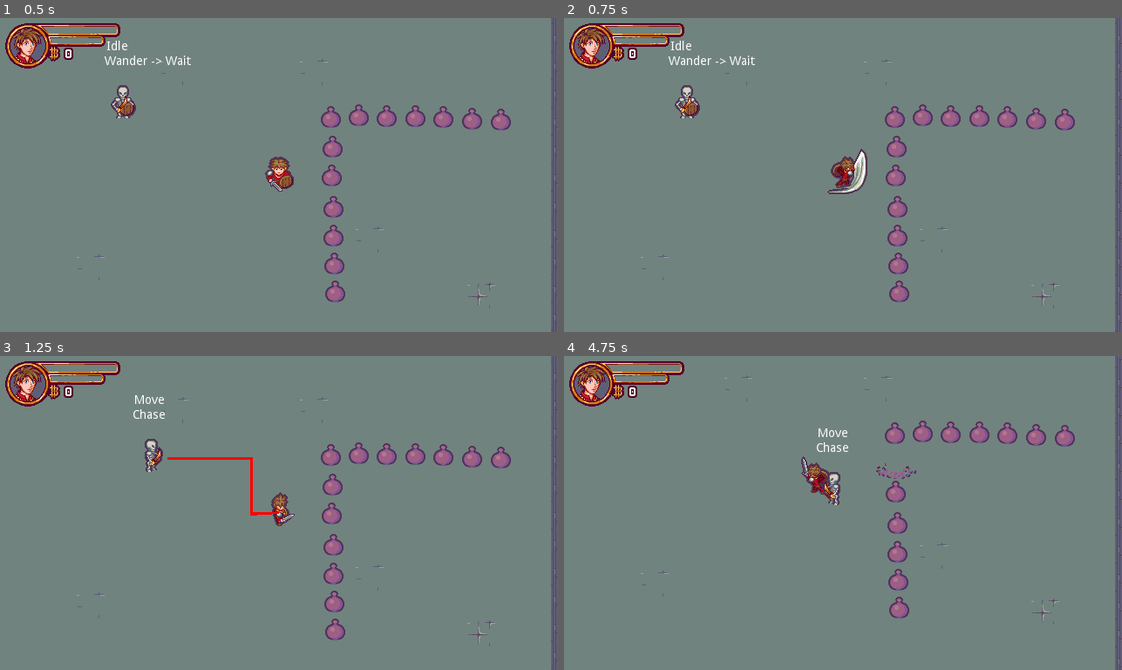
Above: before the commit, frames 1-4 (two rows, left to right).
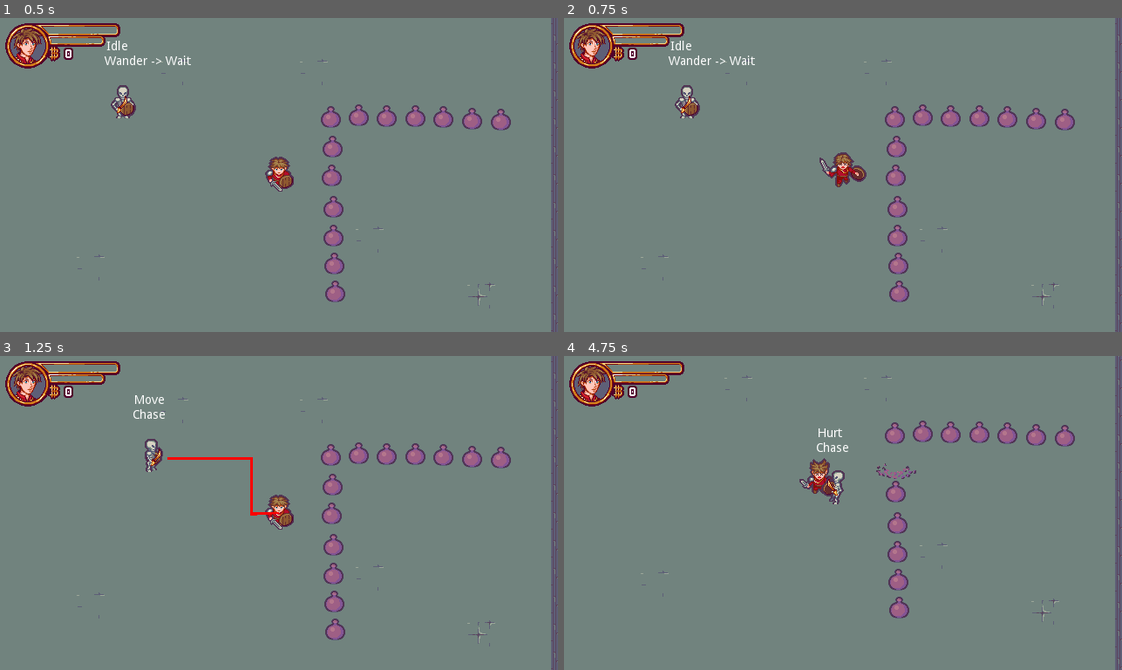
Above: after the commit, the same moments.

Repository: EvilYep/godot-rogue-like-tutorial
Game: Godot game, scene res://Scenes/Levels/Level.tscn
Two runs of this game, one before a commit and one after it. Both use one fixed random seed, a clock stepped at 60 frames per second and the inputs below. Sound files missing from this copy of the repository are replaced by a short silence.
Inputs:
- Up to frame 1 (0.5 s): no input
- Up to frame 2 (0.75 s): tap Enter (ui_accept) at 0.5 s; hold Right (ui_right) from 0.53 s (still down)
- Up to frame 3 (1.25 s): keep holding Right (ui_right); tap Enter (ui_accept) at 0.77 s
- Up to frame 4 (4.75 s): release Right (ui_right) at 1.28 s; hold Down (ui_down) 1.28-2.03 s; tap Enter (ui_accept) at 1.52, 3.02, 3.77, 4.52 s; hold Right (ui_right) 2.03-2.78 s; hold Up (ui_up) 2.78-3.53 s; hold Left (ui_left) from 3.53 s (still down)

Frame 1 is identical in both runs. In frame 2, 0.7% of the frame differs, in the area x 45-55%, y 41-57%; in frame 3, 0.3%; in frame 4, 0.7%.

Commit message:
hurt state and animation :finnadie:

Diff:
--- a/Scenes/Actors/Actor.gd
+++ b/Scenes/Actors/Actor.gd
@@ -58,7 +58,7 @@
 	var dir_values_array = dir_dict.values()
 	var index = dir_values_array.find(dir)
 	if index == -1 :
-		return ""
+		return "Down"
 	var dir_keys_array = dir_dict.keys()
 	var dir_key = dir_keys_array[index]
 	return dir_key
@@ -66,7 +66,11 @@
 func _attack_effect() -> void:
 	var bodies_array = attack_hit_box.get_overlapping_bodies()
 	for body in bodies_array:
-		if body.has_method("destroy"):
+		if body.has_method("hurt"):
+			body.face_position(global_position)
+			body.hurt()
+
+		elif body.has_method("destroy"):
 			body.destroy()
 
 #update rotation of the attack hitbox based on the facing direction
@@ -74,12 +78,32 @@
 	var angle = facing_direction.angle()
 	attack_hit_box.set_rotation_degrees(rad2deg(angle) - 90)
 
+func hurt() -> void:
+	state_machine.set_state("Hurt")
+
+	_hurt_feedback()
+
+func _hurt_feedback() -> void:
+	pass
+
+func face_position(pos: Vector2) -> void:
+	var dir = global_position.direction_to(pos)
+	face_direction(dir)
+
+func face_direction(dir: Vector2) -> void:
+	if abs(dir.x) > abs(dir.y):
+		set_facing_direction(Vector2(sign(dir.x), 0))
+	else:
+		set_facing_direction(Vector2(0, sign(dir.y)))
+
 ####  SIGNAL RESPONSES  ####
 func _on_state_changed(_new_state: Object) -> void:
 	_update_animation()
 
 func _on_AnimatedSprite_animation_finished() -> void:
 	if "Attack".is_subsequence_of(animated_sprite.get_animation()):
+		state_machine.set_state("Idle")
+	elif "Hurt".is_subsequence_of(animated_sprite.get_animation()):
 		state_machine.set_state("Idle")
 
 func _on_facing_direction_changed() -> void:
--- a/Scenes/Actors/Actor.tscn
+++ b/Scenes/Actors/Actor.tscn
@@ -51,3 +51,6 @@
 
 [node name="Attack" type="Node" parent="StateMachine"]
 script = ExtResource( 4 )
+
+[node name="Hurt" type="Node" parent="StateMachine"]
+script = ExtResource( 4 )
--- a/Scenes/Actors/Character/CharacterSpriteFrame.tres
+++ b/Scenes/Actors/Character/CharacterSpriteFrame.tres
@@ -1,6 +1,7 @@
-[gd_resource type="SpriteFrames" load_steps=34 format=2]
+[gd_resource type="SpriteFrames" load_steps=43 format=2]
 
 [ext_resource path="res://Scenes/Actors/Character/Sprites/Character_SpriteSheet.png" type="Texture" id=1]
+[ext_resource path="res://Scenes/Actors/Character/Sprites/Character_SpriteSheet_Block_hurt.png" type="Texture" id=2]
 
 [sub_resource type="AtlasTexture" id=19]
 atlas = ExtResource( 1 )
@@ -49,6 +50,38 @@
 [sub_resource type="AtlasTexture" id=30]
 atlas = ExtResource( 1 )
 region = Rect2( 448, 64, 64, 64 )
+
+[sub_resource type="AtlasTexture" id=35]
+atlas = ExtResource( 2 )
+region = Rect2( 0, 0, 64, 64 )
+
+[sub_resource type="AtlasTexture" id=36]
+atlas = ExtResource( 2 )
+region = Rect2( 64, 0, 64, 64 )
+
+[sub_resource type="AtlasTexture" id=37]
+atlas = ExtResource( 2 )
+region = Rect2( 0, 192, 64, 64 )
+
+[sub_resource type="AtlasTexture" id=38]
+atlas = ExtResource( 2 )
+region = Rect2( 64, 192, 64, 64 )
+
+[sub_resource type="AtlasTexture" id=39]
+atlas = ExtResource( 2 )
+region = Rect2( 0, 128, 64, 64 )
+
+[sub_resource type="AtlasTexture" id=40]
+atlas = ExtResource( 2 )
+region = Rect2( 64, 128, 64, 64 )
+
+[sub_resource type="AtlasTexture" id=41]
+atlas = ExtResource( 2 )
+region = Rect2( 0, 64, 64, 64 )
+
+[sub_resource type="AtlasTexture" id=42]
+atlas = ExtResource( 2 )
+region = Rect2( 64, 64, 64, 64 )
 
 [sub_resource type="AtlasTexture" id=31]
 atlas = ExtResource( 1 )
@@ -152,6 +185,26 @@
 "name": "AttackUp",
 "speed": 10.0
 }, {
+"frames": [ SubResource( 35 ), SubResource( 36 ) ],
+"loop": false,
+"name": "HurtDown",
+"speed": 10.0
+}, {
+"frames": [ SubResource( 37 ), SubResource( 38 ) ],
+"loop": false,
+"name": "HurtLeft",
+"speed": 10.0
+}, {
+"frames": [ SubResource( 39 ), SubResource( 40 ) ],
+"loop": false,
+"name": "HurtRight",
+"speed": 10.0
+}, {
+"frames": [ SubResource( 41 ), SubResource( 42 ) ],
+"loop": false,
+"name": "HurtUp",
+"speed": 10.0
+}, {
 "frames": [ SubResource( 31 ) ],
 "loop": true,
 "name": "IdleDown",
--- a/Scenes/Actors/Enemy/Enemy.gd
+++ b/Scenes/Actors/Enemy/Enemy.gd
@@ -117,10 +117,7 @@
 		_update_behaviour_state()
 
 func _on_moving_direction_changed() -> void:
-	if abs(moving_direction.x) > abs(moving_direction.y):
-		set_facing_direction(Vector2(sign(moving_direction.x), 0))
-	else:
-		set_facing_direction(Vector2(0, sign(moving_direction.y)))
+	face_direction(moving_direction)
 
 func _on_StateMachine_state_changed(state) -> void:
 	if state_machine == null:
--- a/Scenes/Actors/Enemy/Skeleton/SkeletonSpriteFrame.tres
+++ b/Scenes/Actors/Enemy/Skeleton/SkeletonSpriteFrame.tres
@@ -1,6 +1,7 @@
-[gd_resource type="SpriteFrames" load_steps=34 format=2]
+[gd_resource type="SpriteFrames" load_steps=43 format=2]
 
 [ext_resource path="res://Scenes/Actors/Enemy/Skeleton/Squelette_SpriteSheet.png" type="Texture" id=1]
+[ext_resource path="res://Scenes/Actors/Enemy/Skeleton/Squelette_SpriteSheet_Hurt.png" type="Texture" id=2]
 
 [sub_resource type="AtlasTexture" id=2]
 atlas = ExtResource( 1 )
@@ -49,6 +50,38 @@
 [sub_resource type="AtlasTexture" id=13]
 atlas = ExtResource( 1 )
 region = Rect2( 448, 64, 64, 64 )
+
+[sub_resource type="AtlasTexture" id=34]
+atlas = ExtResource( 2 )
+region = Rect2( 0, 0, 64, 64 )
+
+[sub_resource type="AtlasTexture" id=35]
+atlas = ExtResource( 2 )
+region = Rect2( 64, 0, 64, 64 )
+
+[sub_resource type="AtlasTexture" id=36]
+atlas = ExtResource( 2 )
+region = Rect2( 0, 128, 64, 64 )
+
+[sub_resource type="AtlasTexture" id=37]
+atlas = ExtResource( 2 )
+region = Rect2( 64, 128, 64, 64 )
+
+[sub_resource type="AtlasTexture" id=38]
+atlas = ExtResource( 2 )
+region = Rect2( 0, 192, 64, 64 )
+
+[sub_resource type="AtlasTexture" id=39]
+atlas = ExtResource( 2 )
+region = Rect2( 64, 192, 64, 64 )
+
+[sub_resource type="AtlasTexture" id=40]
+atlas = ExtResource( 2 )
+region = Rect2( 0, 64, 64, 64 )
+
+[sub_resource type="AtlasTexture" id=41]
+atlas = ExtResource( 2 )
+region = Rect2( 64, 64, 64, 64 )
 
 [sub_resource type="AtlasTexture" id=14]
 atlas = ExtResource( 1 )
@@ -152,6 +185,26 @@
 "name": "AttackUp",
 "speed": 10.0
 }, {
+"frames": [ SubResource( 34 ), SubResource( 35 ) ],
+"loop": false,
+"name": "HurtDown",
+"speed": 10.0
+}, {
+"frames": [ SubResource( 36 ), SubResource( 37 ) ],
+"loop": false,
+"name": "HurtLeft",
+"speed": 10.0
+}, {
+"frames": [ SubResource( 38 ), SubResource( 39 ) ],
+"loop": false,
+"name": "HurtRight",
+"speed": 10.0
+}, {
+"frames": [ SubResource( 40 ), SubResource( 41 ) ],
+"loop": false,
+"name": "HurtUp",
+"speed": 10.0
+}, {
 "frames": [ SubResource( 14 ) ],
 "loop": true,
 "name": "IdleDown",
Binary file added: Scenes/Actors/Character/Sprites/Character_SpriteSheet_Block_hurt.png
Not shown, added: Scenes/Actors/Character/Sprites/Character_SpriteSheet_Block_hurt.png.import
Binary file added: Scenes/Actors/Enemy/Skeleton/Squelette_SpriteSheet_Hurt.png
Not shown, added: Scenes/Actors/Enemy/Skeleton/Squelette_SpriteSheet_Hurt.png.import
